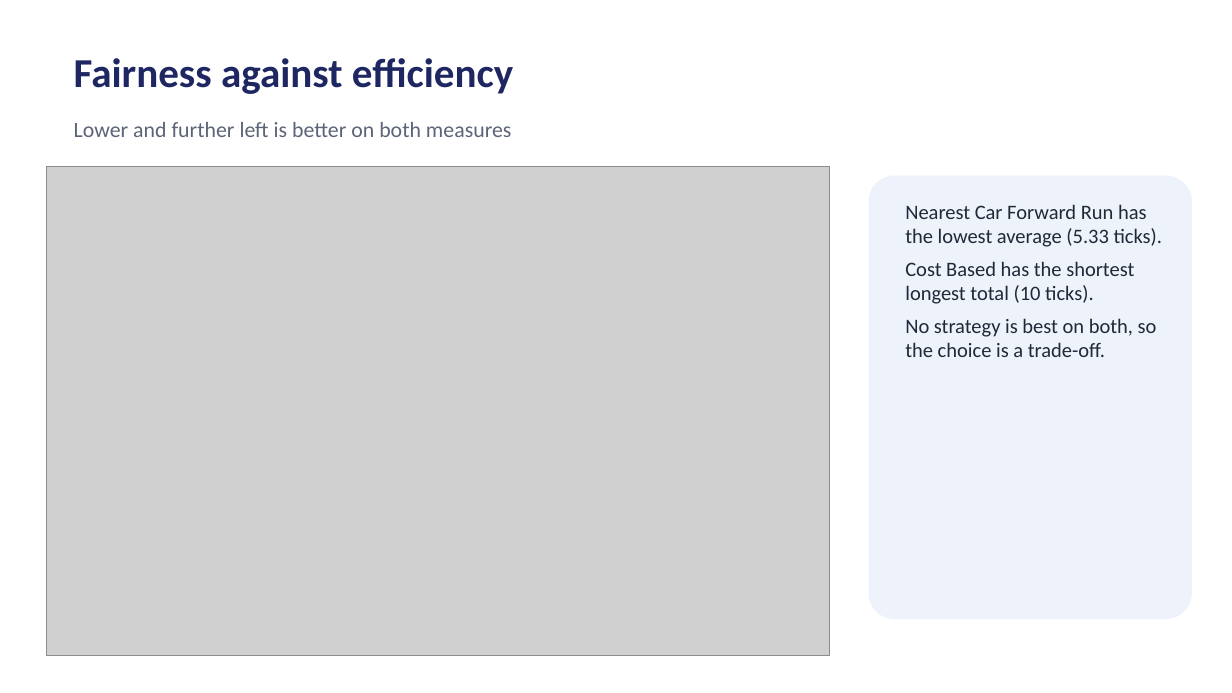
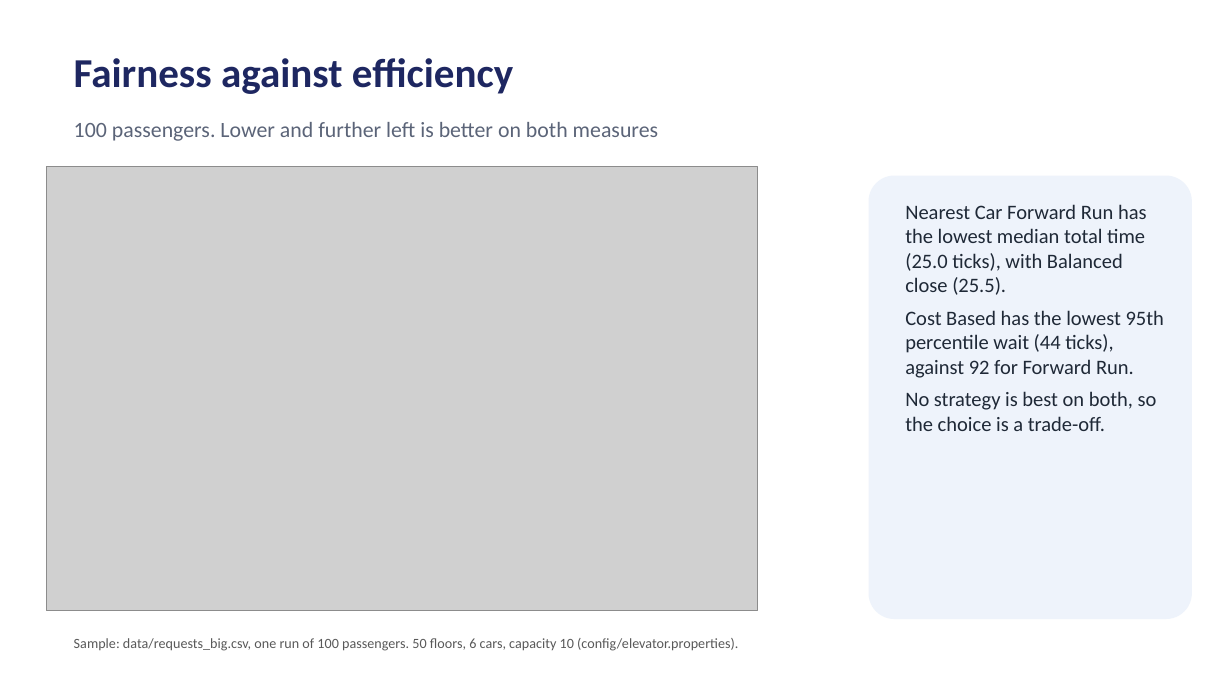
Before and after one commit to yashrajarora/kkr-simulator-python, a slide deck: slide 19 of docs/elevator_strategies_summary.pptx. Drawn at 1232x693 pixels with LibreOffice and Linux fonts; fonts in the diff are those of the drawing; grey boxes stand for pictures. Boxes give left, top, right and bottom in pixels: in the first picture for what was removed or moved away, otherwise in the second. Text is boxed around its words. In the diff, an @@ line names an element or a change of style, - is before the commit and + after.

Commit message:
Changes to nearest car scenario and other sample data changes

```diff
--- a/docs/elevator_strategies_summary.pptx
+++ b/docs/elevator_strategies_summary.pptx
@@ text at [74,122,658,141]: text changed @@
-Lower and further left is better on both measures
+100 passengers. Lower and further left is better on both measures
@@ picture: place and size @@
-picture at [46,166,830,656]
+picture at [46,166,758,611]
@@ text at [905,204,1164,378]: text changed @@
-Nearest Car Forward Run has the lowest average (5.33 ticks).
-Cost Based has the shortest longest total (10 ticks).
+Nearest Car Forward Run has the lowest median total time (25.0 ticks), with Balanced close (25.5).
+Cost Based has the lowest 95th percentile wait (44 ticks), against 92 for Forward Run.
@@ text added at [74,638,738,651], 11 pt, text #595959 @@
+Sample: data/requests_big.csv, one run of 100 passengers. 50 floors, 6 cars, capacity 10 (config/elevator.properties).
```
Also in this commit, not shown: 10 other slides changed, 6 slides added, 13 other files.
